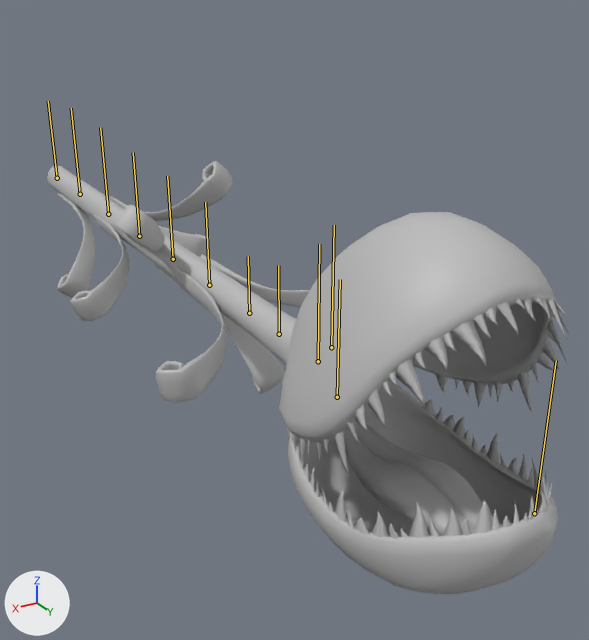
What one commit did to the FBX model Assets/FBXs/irigoyana_skinned.fbx.
The view is the same before and after, from a 50 mm camera at (0.053, 0.2036, 0.0479) aimed at (-0.0115, 0.0961, -0.0058). The axes (+X, +Y, +Z) are drawn at lower left. The lights are the same throughout. The bones that bend it are drawn over the model as lines.

Names of what the first picture shows: 'Irigoyana'.
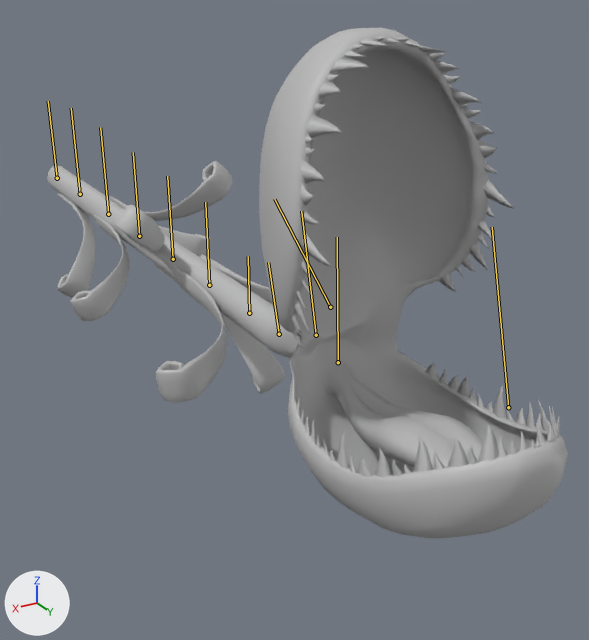
The newer file adds an action. The first version stands in its rest pose; the second is drawn at frame 104 of the action 'Take 001'.

Changed parts and their boxes (x1, y1, x2, y2) in the pictures (589 x 640 px):
'Irigoyana', posed (18% taller): before (47, 161, 568, 594); after (47, 28, 568, 538)
bone 'Spine7', root to tip: before (279, 334) to (278, 265); after (279, 334) to (268, 262)
bone 'Head', root to tip: before (318, 361) to (319, 244); after (316, 335) to (301, 211)
bone 'JawUp', root to tip: before (331, 347) to (334, 225); after (330, 307) to (274, 199)
bone 'JawDown', root to tip: before (337, 397) to (340, 279); after (338, 362) to (337, 237)

The change in detail:
Bone 'Spine7' (bone_spine7) turns from (0, 0, 0) to (0, 0, 15) degrees about its own x, y and z.
Bone 'Head' (bone_head) moves from (0.0, 0.0, 0.0) to (0.0, 0.09, 0.0).
Bone 'Head' (bone_head) turns from (0, 0, 0) to (-2, 0, 1) degrees about its own x, y and z.
Bone 'JawUp' (bone_jawup) moves from (0.0, 0.0, 0.0) to (0.0, 0.07, -0.13).
Bone 'JawUp' (bone_jawup) turns from (0, 0, 0) to (28, 2, -6) degrees about its own x, y and z.
Bone 'JawDown' (bone_jawdown) turns from (0, 0, 0) to (-11, 0, 0) degrees about its own x, y and z.
